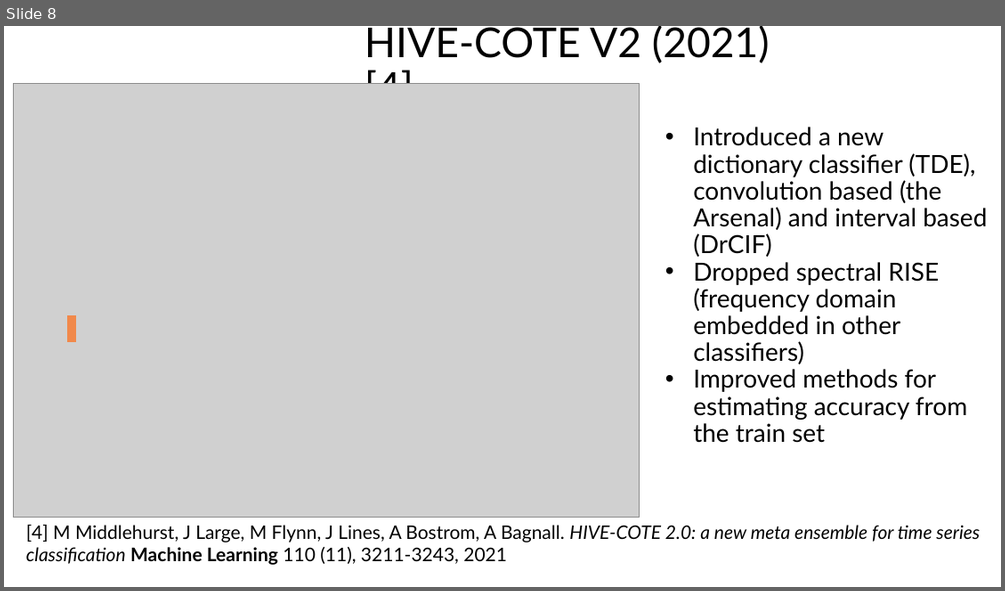
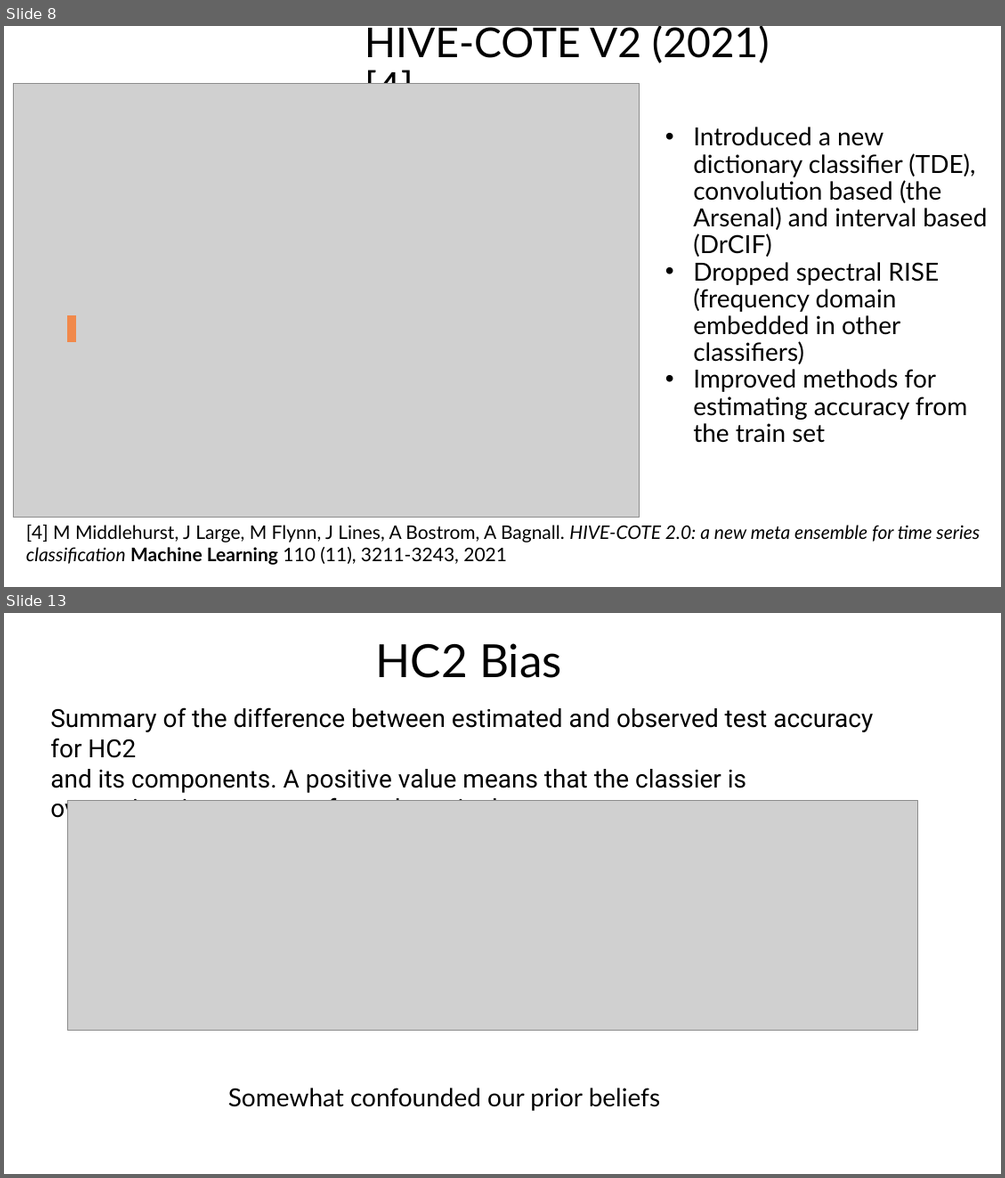
Before and after one commit to aeon-toolkit/aeon-tutorials, a slide deck: KDD-2024/Slides/part9_hybrids.pptx. Shown one above the other, each under a label of ours: slide 8 before the commit, slides 8 and 13 after it; the slides between them are not shown. The pictures are 1005x591 and 1005x1178 pixels, drawn with LibreOffice and Linux fonts; fonts in the diff are those of the drawing; grey boxes stand for pictures. Boxes give left, top, right and bottom in pixels: in the first picture for what was removed or moved away, otherwise in the second. Text is boxed around its words. In the diff, an @@ line names an element or a change of style, - is before the commit and + after.

```diff
--- a/KDD-2024/Slides/part9_hybrids.pptx
+++ b/KDD-2024/Slides/part9_hybrids.pptx
@@ slide 13 added at [4,613,1001,1174], background #FFFFFF @@
@@ title added at [376,643,562,678], 44 pt, text #000000 @@
+HC2 Bias
@@ text added at [50,707,873,801], 24 pt, text #000000 @@
+Summary of the difference between estimated and observed test accuracy for HC2
+and its components. A positive value means that the classier is overestimating accuracy from the train data.
@@ picture added at [67,800,918,1030] @@
@@ text added at [228,1087,660,1111], 24 pt, text #000000 @@
+Somewhat confounded our prior beliefs
```
Also in this commit, not shown: 3 slides changed, 4 other slides added, 4 slides removed, 2 other files.
